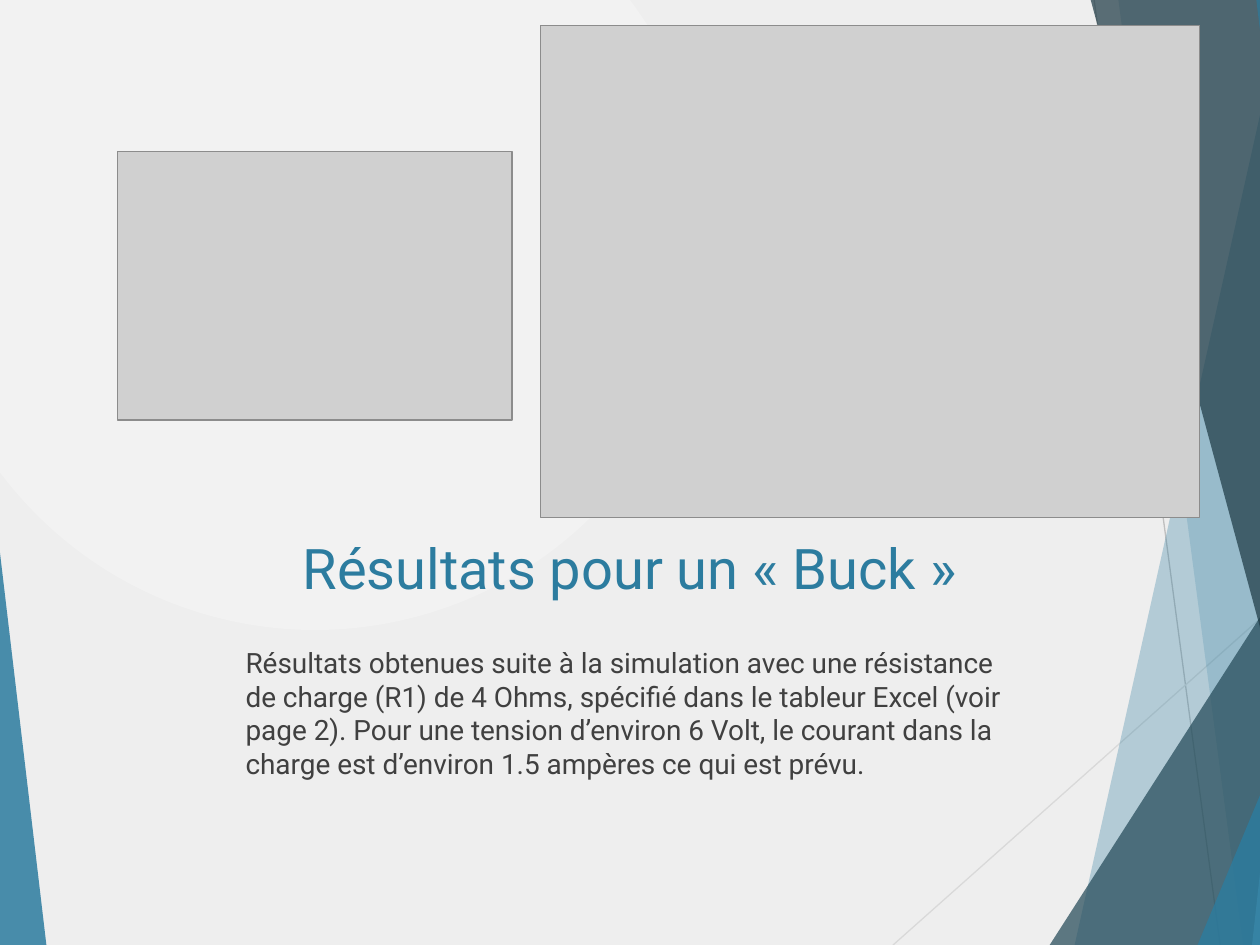
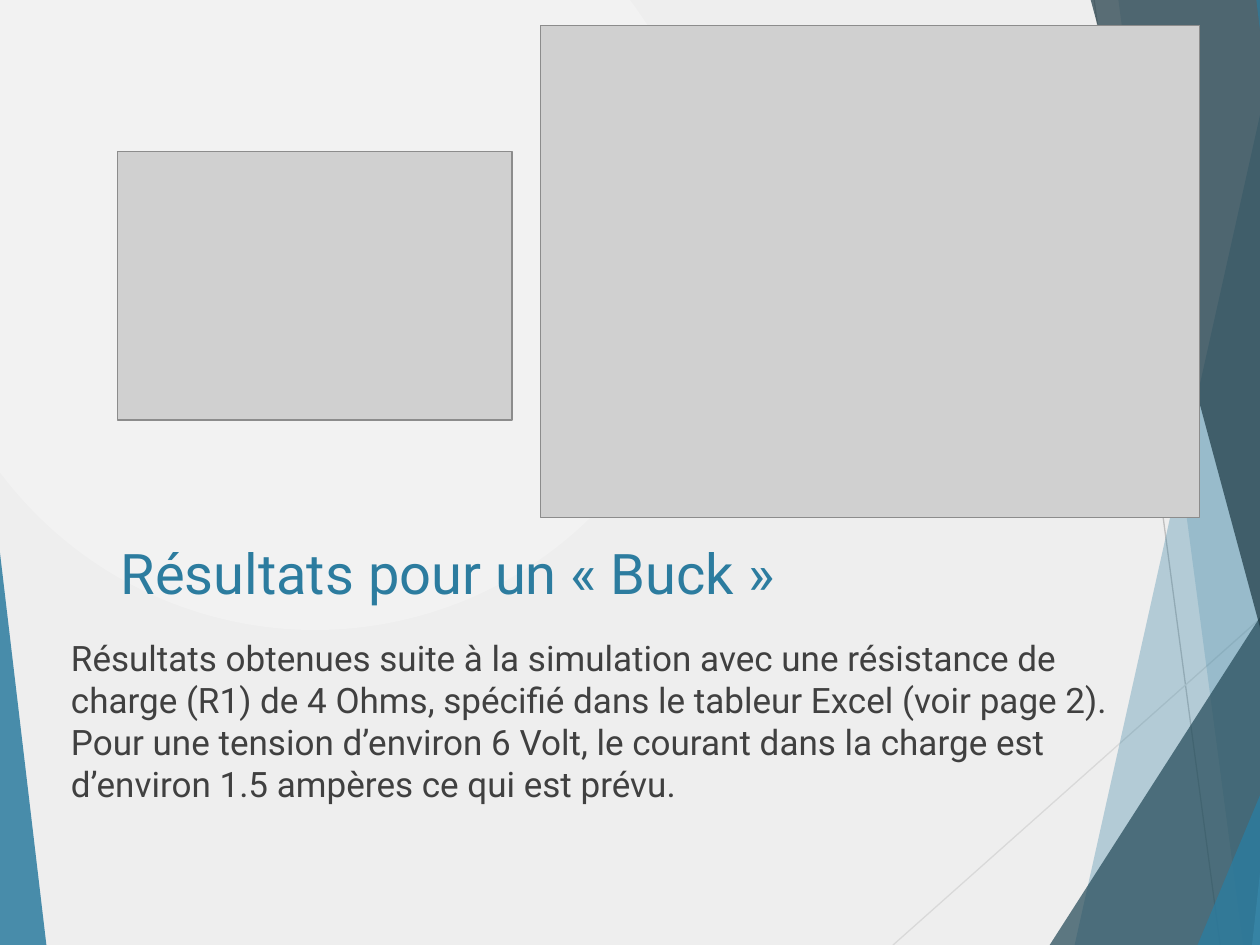
Before and after one commit to danthib76/DesignIV, a slide deck: slide 25 of Remise/Remise 2/Presentation_Remise_2.pptx (slide 20 before the commit). Drawn at 1260x945 pixels with LibreOffice and Linux fonts; fonts in the diff are those of the drawing; grey boxes stand for pictures. Boxes give left, top, right and bottom in pixels: in the first picture for what was removed or moved away, otherwise in the second. Text is boxed around its words. In the diff, an @@ line names an element or a change of style, - is before the commit and + after.

Commit message:
Ajout images simulation Psim

```diff
--- a/Remise/Remise 2/Presentation_Remise_2.pptx
+++ b/Remise/Remise 2/Presentation_Remise_2.pptx
@@ title "Résultats pour un « Buck ...": place and size @@
-title "Résultats pour un « Buck ..." at box(303, 547, 916, 601)
+title "Résultats pour un « Buck ..." at box(121, 552, 734, 606)
@@ text "Résultats obtenues suite à la ...": place and size @@
-text "Résultats obtenues suite à la ..." at box(246, 652, 1000, 780)
+text "Résultats obtenues suite à la ..." at box(71, 644, 1106, 804)
@@ text "Résultats obtenues suite à la ..." at box(71, 644, 1106, 804): size 16 to 20 pt @@
```
Also in this commit, not shown: 9 other slides changed, 16 slides added, 5 slides removed.
